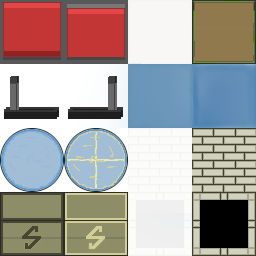
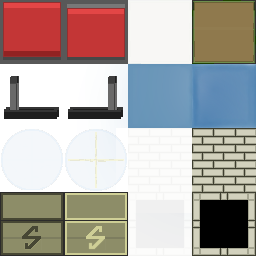
The second 256x256 image is a revision of the first. Changes to its layers:
added group "spark-2" with 2 layers in group "water-spill" over [65, 129, 127, 191]
added layer "current #1" (45%) in group "spark-2" over [68, 132, 124, 188]
renamed "Вставленный слой #1" to "puddle", opacity 100% → 12%, moved it into group "spark-2", painted on it over [64, 128, 128, 192]
added group "no-spark #1" with 2 layers in group "water-spill" over [0, 128, 64, 192]
added layer "Вставленный слой #1" (12%) in group "no-spark #1" over [1, 129, 63, 190]
hid "no-spark", moved it into group "no-spark #1" over [0, 128, 64, 192]
